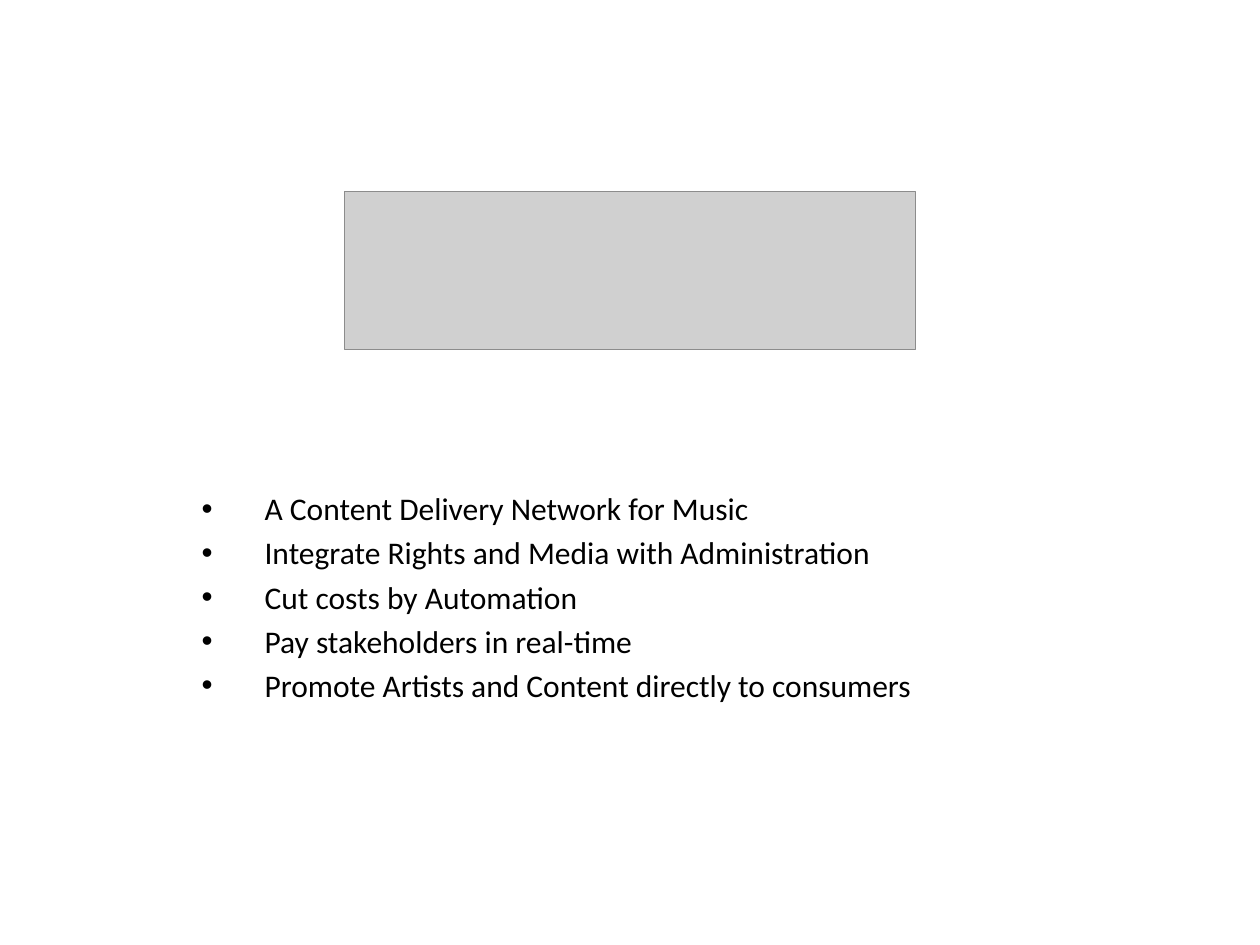
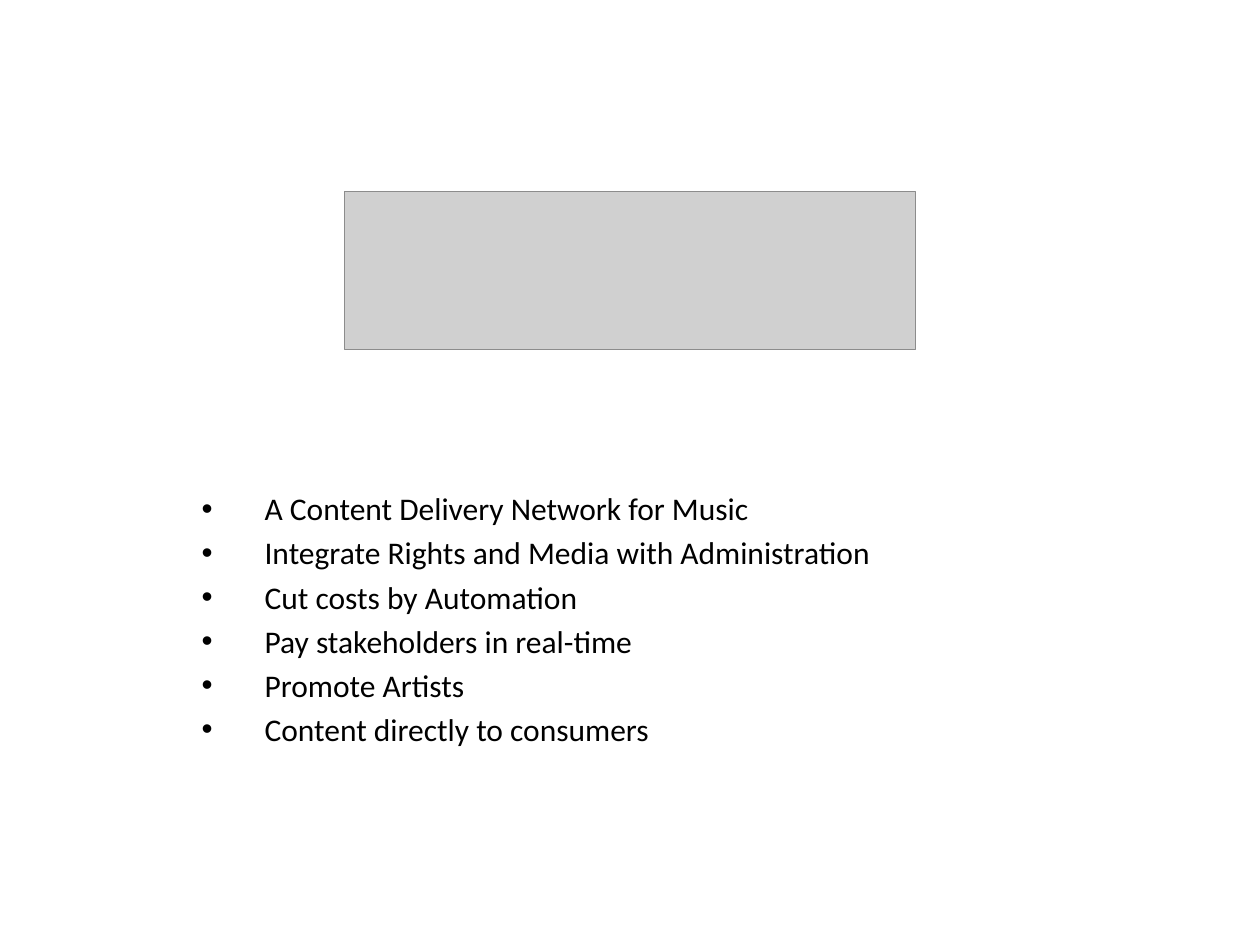
Before and after one commit to maxgronlund/digiramp, a slide deck: slide 1 of documents/strategy/consumer player/DigiRAMP-DEC-2015.pptx. Drawn at 1260x945 pixels with LibreOffice and Linux fonts; fonts in the diff are those of the drawing; grey boxes stand for pictures. Boxes give left, top, right and bottom in pixels: in the first picture for what was removed or moved away, otherwise in the second. Text is boxed around its words. In the diff, an @@ line names an element or a change of style, - is before the commit and + after.

```diff
--- a/documents/strategy/consumer player/DigiRAMP-DEC-2015.pptx
+++ b/documents/strategy/consumer player/DigiRAMP-DEC-2015.pptx
@@ subtitle at (265, 675, 649, 746): text changed @@
-• Promote Artists and Content directly to consumers
+• Promote Artists
+• Content directly to consumers
```
Also in this commit, not shown: 3 other slides changed, 3 slides added, 23 other files.
